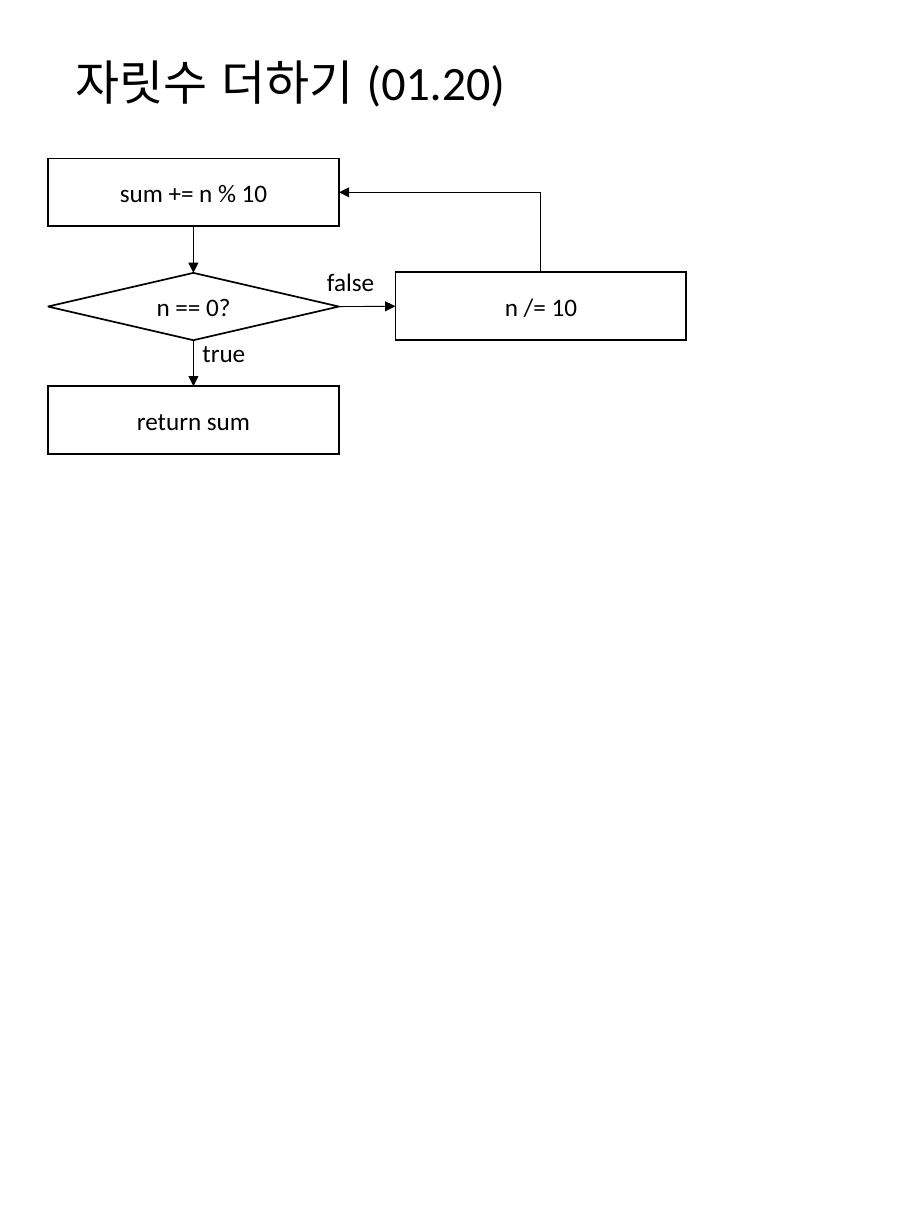
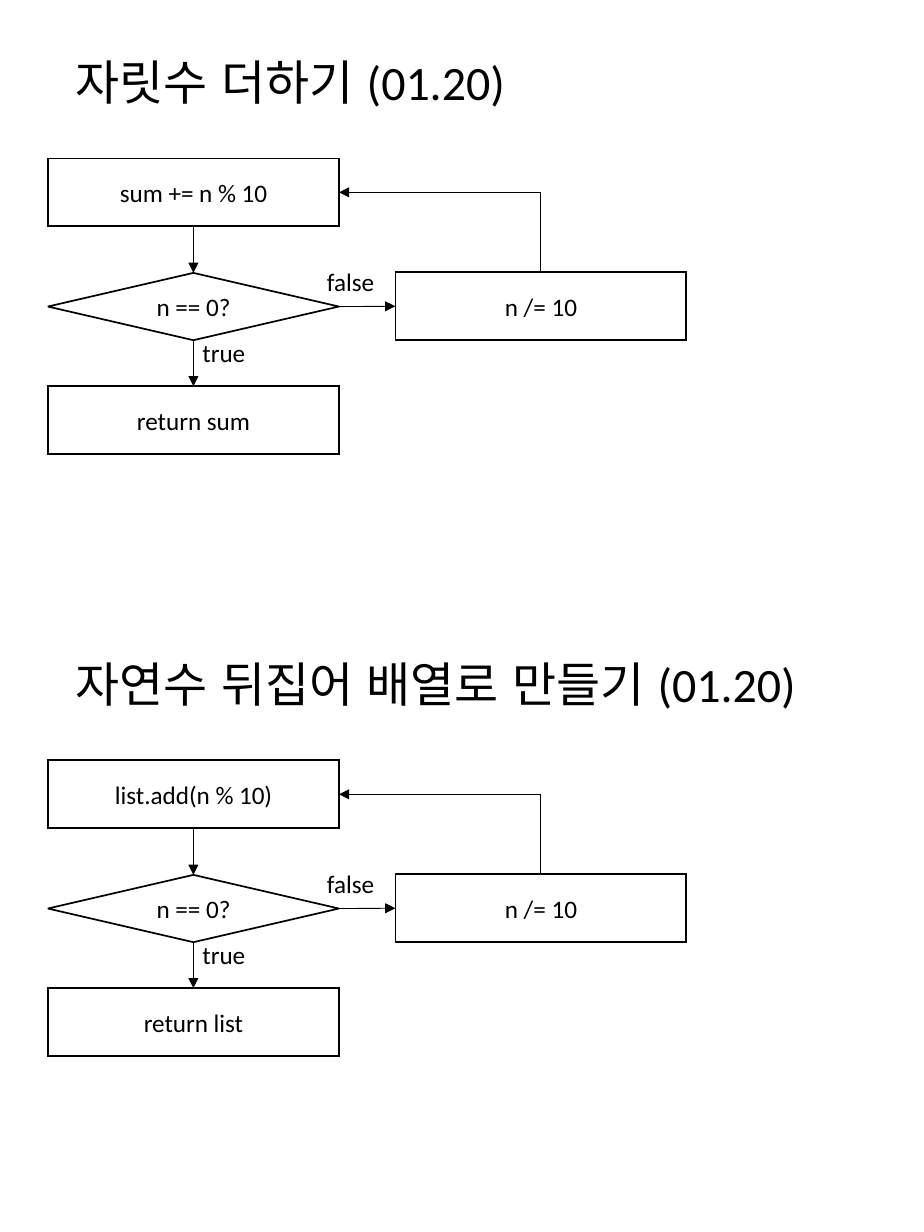
Before and after one commit to mornings9047/Algorithms_Programmers, a slide deck: slide 23 of 알고리즘_프로그래머스_Level01_순서도.pptx. Drawn at 924x1232 pixels with LibreOffice and Linux fonts; fonts in the diff are those of the drawing. Boxes give left, top, right and bottom in pixels: in the first picture for what was removed or moved away, otherwise in the second. Text is boxed around its words. In the diff, an @@ line names an element or a change of style, - is before the commit and + after.

Commit message:
자연수 뒤집어 배열로 만들기

```diff
--- a/알고리즘_프로그래머스_Level01_순서도.pptx
+++ b/알고리즘_프로그래머스_Level01_순서도.pptx
@@ text added at [76,662,796,709], 28 pt, text #000000 @@
+자연수 뒤집어 배열로 만들기 (01.20)
@@ group added at [48,760,686,1056]: 3 rectangles, 3 arrows, 2 texts, 1 diamond, 1 elbow arrow @@
+list.add(n % 10)
+n == 0?
+return list
+true
+false
+n /= 10
```
Also in this commit, not shown: 2 other files.
